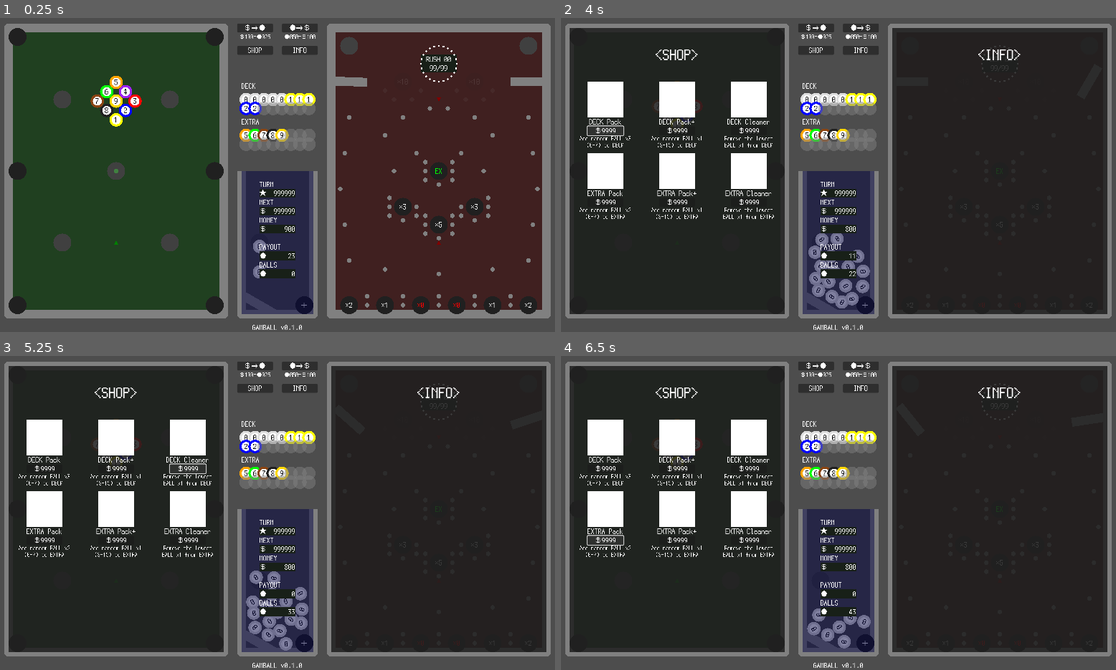
Above: before the commit, frames 1-4 (two rows, left to right).
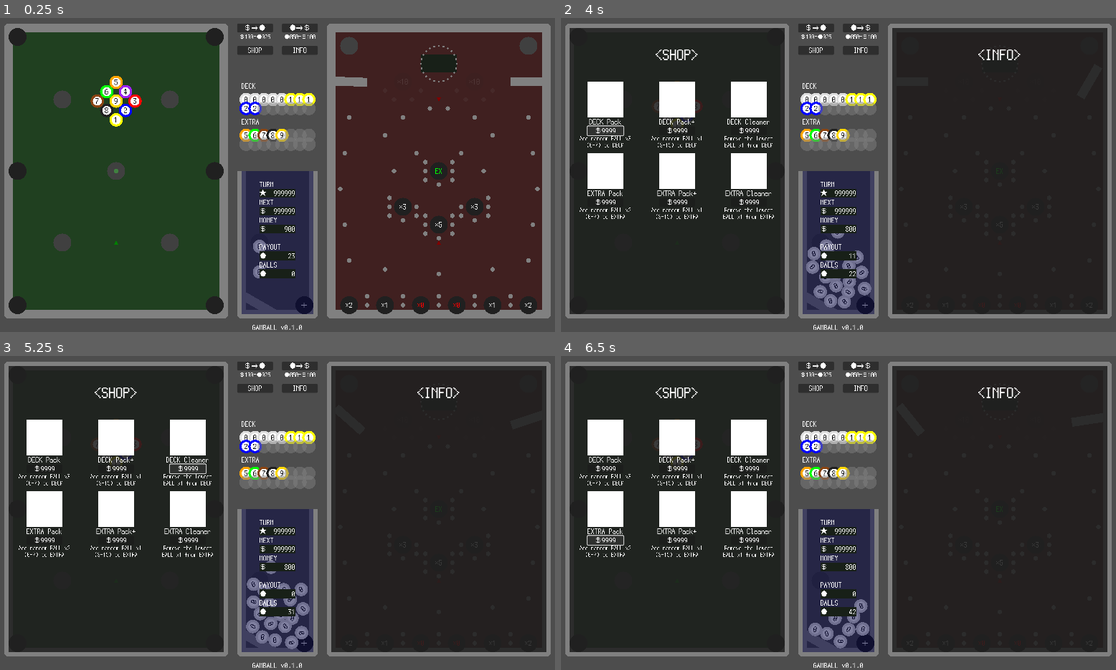
Above: after the commit, the same moments.

Repository: kamikoloss/gamball
Game: Godot game, scene res://scenes/main.tscn
Two runs of this game, one before a commit and one after it. Both use one fixed random seed, a clock stepped at 60 frames per second and the inputs below.
Inputs:
- Up to frame 1 (0.25 s): no input
- Up to frame 2 (4 s): click "＄⇒●" at 0.5 s; click "●⇒＄" at 1.25 s; click "SHOP" at 2 s; click "INFO" at 2.75 s; click "＄9999" at 3.5 s
- Up to frame 3 (5.25 s): click "＄9999" at 4.25 s; click "＄9999" at 5 s
- Up to frame 4 (6.5 s): click "＄9999" at 5.75 s

The runs differ from the first frame. In frame 1, 0.1% of the frame differs, in the area x 75-83%, y 8-21%; in frame 2, 0.8%; in frame 3, 1.0%, in the area x 44-82%, y 12-94%; in frame 4, 0.6%.

Commit message:
Lamp をシーン化した

Diff:
--- /dev/null
+++ b/scenes/lamp.tscn
@@ -0,0 +1,19 @@
+[gd_scene load_steps=3 format=3 uid="uid://d4j3v3c068tcf"]
+
+[ext_resource type="Script" path="res://scripts/lamp.gd" id="1_iuhpp"]
+[ext_resource type="Texture2D" uid="uid://68w2c4eh23er" path="res://images/base_circle.png" id="2_vg38g"]
+
+[node name="Lamp" type="Control" node_paths=PackedStringArray("_texture")]
+layout_mode = 3
+anchors_preset = 0
+script = ExtResource("1_iuhpp")
+_texture = NodePath("TextureRect")
+
+[node name="TextureRect" type="TextureRect" parent="."]
+layout_mode = 0
+offset_left = -2.0
+offset_top = -2.0
+offset_right = 2.0
+offset_bottom = 2.0
+texture = ExtResource("2_vg38g")
+expand_mode = 1
--- a/scenes/main.tscn
+++ b/scenes/main.tscn
@@ -11,6 +11,7 @@
 [ext_resource type="Script" path="res://scripts/pachinko.gd" id="8_sipkv"]
 [ext_resource type="PackedScene" uid="uid://dli5r028n6byb" path="res://scenes/nail.tscn" id="8_ywild"]
 [ext_resource type="Script" path="res://scripts/stack.gd" id="10_ekmut"]
+[ext_resource type="PackedScene" uid="uid://d4j3v3c068tcf" path="res://scenes/lamp.tscn" id="11_hhfpi"]
 
 [sub_resource type="RectangleShape2D" id="RectangleShape2D_uhuas"]
 
@@ -418,13 +419,16 @@
 position = Vector2(500, 660)
 hole_type = 0
 
-[node name="Pachinko" type="Node2D" parent="." node_paths=PackedStringArray("_spawn_position_a", "_spawn_position_b", "_wall_a", "_wall_b", "_rush_devices")]
+[node name="Pachinko" type="Node2D" parent="." node_paths=PackedStringArray("_spawn_position_a", "_spawn_position_b", "_wall_a", "_wall_b", "_rush_devices", "_rush_lamps", "_rush_label_a", "_rush_label_b")]
 script = ExtResource("8_sipkv")
 _spawn_position_a = NodePath("Points/SpawnHoleA")
 _spawn_position_b = NodePath("Points/SpawnHoleB")
 _wall_a = NodePath("Walls/WallA")
 _wall_b = NodePath("Walls/WallB")
 _rush_devices = NodePath("Rush/Devices")
+_rush_lamps = NodePath("Rush/Lamps")
+_rush_label_a = NodePath("Rush/Display/RushA")
+_rush_label_b = NodePath("Rush/Display/RushB")
 
 [node name="Board" type="Area2D" parent="Pachinko"]
 position = Vector2(280, 360)
@@ -874,14 +878,6 @@
 [node name="Nail8" parent="Pachinko/Nails/Ex" instance=ExtResource("8_ywild")]
 position = Vector2(1000, 390)
 
-[node name="Nail9" parent="Pachinko/Nails/Ex" instance=ExtResource("8_ywild")]
-visible = false
-position = Vector2(990, 280)
-
-[node name="Nail10" parent="Pachinko/Nails/Ex" instance=ExtResource("8_ywild")]
-visible = false
-position = Vector2(1010, 280)
-
 [node name="x3a" type="Node2D" parent="Pachinko/Nails"]
 
 [node name="Nail2" parent="Pachinko/Nails/x3a" instance=ExtResource("8_ywild")]
@@ -1031,7 +1027,7 @@
 texture = ExtResource("1_jd8wc")
 expand_mode = 1
 
-[node name="Label" type="Label" parent="Pachinko/Rush/Display"]
+[node name="RushA" type="Label" parent="Pachinko/Rush/Display"]
 layout_mode = 0
 offset_left = -40.0
 offset_top = -20.0
@@ -1054,7 +1050,7 @@
 texture = ExtResource("1_jd8wc")
 expand_mode = 1
 
-[node name="Label2" type="Label" parent="Pachinko/Rush/Display"]
+[node name="RushB" type="Label" parent="Pachinko/Rush/Display"]
 layout_mode = 0
 offset_left = -40.0
 offset_right = 280.0
@@ -1070,411 +1066,148 @@
 layout_mode = 3
 anchors_preset = 0
 
-[node name="Lamp" type="Control" parent="Pachinko/Rush/Lamps"]
-anchors_preset = 0
+[node name="Lamp" parent="Pachinko/Rush/Lamps" instance=ExtResource("11_hhfpi")]
 offset_left = 40.0
 offset_right = 40.0
 pivot_offset = Vector2(-40, 0)
 
-[node name="TextureRect" type="TextureRect" parent="Pachinko/Rush/Lamps/Lamp"]
-layout_mode = 0
-offset_left = -2.0
-offset_top = -2.0
-offset_right = 2.0
-offset_bottom = 2.0
-texture = ExtResource("2_svx0d")
-expand_mode = 1
-
-[node name="Lamp2" type="Control" parent="Pachinko/Rush/Lamps"]
-layout_mode = 3
-anchors_preset = 0
+[node name="Lamp2" parent="Pachinko/Rush/Lamps" instance=ExtResource("11_hhfpi")]
 offset_left = 40.0
 offset_right = 40.0
 rotation = 0.261799
 pivot_offset = Vector2(-40, 0)
 
-[node name="TextureRect" type="TextureRect" parent="Pachinko/Rush/Lamps/Lamp2"]
-layout_mode = 0
-offset_left = -2.0
-offset_top = -2.0
-offset_right = 2.0
-offset_bottom = 2.0
-texture = ExtResource("2_svx0d")
-expand_mode = 1
-
-[node name="Lamp3" type="Control" parent="Pachinko/Rush/Lamps"]
-layout_mode = 3
-anchors_preset = 0
+[node name="Lamp3" parent="Pachinko/Rush/Lamps" instance=ExtResource("11_hhfpi")]
 offset_left = 40.0
 offset_right = 40.0
 rotation = 0.523598
 pivot_offset = Vector2(-40, 0)
 
-[node name="TextureRect" type="TextureRect" parent="Pachinko/Rush/Lamps/Lamp3"]
-layout_mode = 0
-offset_left = -2.0
-offset_top = -2.0
-offset_right = 2.0
-offset_bottom = 2.0
-texture = ExtResource("2_svx0d")
-expand_mode = 1
-
-[node name="Lamp4" type="Control" parent="Pachinko/Rush/Lamps"]
-layout_mode = 3
-anchors_preset = 0
+[node name="Lamp4" parent="Pachinko/Rush/Lamps" instance=ExtResource("11_hhfpi")]
 offset_left = 40.0
 offset_right = 40.0
 rotation = 0.785397
 pivot_offset = Vector2(-40, 0)
 
-[node name="TextureRect" type="TextureRect" parent="Pachinko/Rush/Lamps/Lamp4"]
-layout_mode = 0
-offset_left = -2.0
-offset_top = -2.0
-offset_right = 2.0
-offset_bottom = 2.0
-texture = ExtResource("2_svx0d")
-expand_mode = 1
-
-[node name="Lamp5" type="Control" parent="Pachinko/Rush/Lamps"]
-layout_mode = 3
-anchors_preset = 0
+[node name="Lamp5" parent="Pachinko/Rush/Lamps" instance=ExtResource("11_hhfpi")]
 offset_left = 40.0
 offset_right = 40.0
 rotation = 1.0472
 pivot_offset = Vector2(-40, 0)
 
-[node name="TextureRect" type="TextureRect" parent="Pachinko/Rush/Lamps/Lamp5"]
-layout_mode = 0
-offset_left = -2.0
-offset_top = -2.0
-offset_right = 2.0
-offset_bottom = 2.0
-texture = ExtResource("2_svx0d")
-expand_mode = 1
-
-[node name="Lamp6" type="Control" parent="Pachinko/Rush/Lamps"]
-layout_mode = 3
-anchors_preset = 0
+[node name="Lamp6" parent="Pachinko/Rush/Lamps" instance=ExtResource("11_hhfpi")]
 offset_left = 40.0
 offset_right = 40.0
 rotation = 1.309
 pivot_offset = Vector2(-40, 0)
 
-[node name="TextureRect" type="TextureRect" parent="Pachinko/Rush/Lamps/Lamp6"]
-layout_mode = 0
-offset_left = -2.0
-offset_top = -2.0
-offset_right = 2.0
-offset_bottom = 2.0
-texture = ExtResource("2_svx0d")
-expand_mode = 1
-
-[node name="Lamp7" type="Control" parent="Pachinko/Rush/Lamps"]
-layout_mode = 3
-anchors_preset = 0
+[node name="Lamp7" parent="Pachinko/Rush/Lamps" instance=ExtResource("11_hhfpi")]
 offset_left = 40.0
 offset_right = 40.0
 rotation = 1.57079
 pivot_offset = Vector2(-40, 0)
 
-[node name="TextureRect" type="TextureRect" parent="Pachinko/Rush/Lamps/Lamp7"]
-layout_mode = 0
-offset_left = -2.0
-offset_top = -2.0
-offset_right = 2.0
-offset_bottom = 2.0
-texture = ExtResource("2_svx0d")
-expand_mode = 1
-
-[node name="Lamp8" type="Control" parent="Pachinko/Rush/Lamps"]
-layout_mode = 3
-anchors_preset = 0
+[node name="Lamp8" parent="Pachinko/Rush/Lamps" instance=ExtResource("11_hhfpi")]
 offset_left = 40.0
 offset_right = 40.0
 rotation = 1.83259
 pivot_offset = Vector2(-40, 0)
 
-[node name="TextureRect" type="TextureRect" parent="Pachinko/Rush/Lamps/Lamp8"]
-layout_mode = 0
-offset_left = -2.0
-offset_top = -2.0
-offset_right = 2.0
-offset_bottom = 2.0
-texture = ExtResource("2_svx0d")
-expand_mode = 1
-
-[node name="Lamp9" type="Control" parent="Pachinko/Rush/Lamps"]
-layout_mode = 3
-anchors_preset = 0
+[node name="Lamp9" parent="Pachinko/Rush/Lamps" instance=ExtResource("11_hhfpi")]
 offset_left = 40.0
 offset_right = 40.0
 rotation = 2.09439
 pivot_offset = Vector2(-40, 0)
 
-[node name="TextureRect" type="TextureRect" parent="Pachinko/Rush/Lamps/Lamp9"]
-layout_mode = 0
-offset_left = -2.0
-offset_top = -2.0
-offset_right = 2.0
-offset_bottom = 2.0
-texture = ExtResource("2_svx0d")
-expand_mode = 1
-
-[node name="Lamp10" type="Control" parent="Pachinko/Rush/Lamps"]
-layout_mode = 3
-anchors_preset = 0
+[node name="Lamp10" parent="Pachinko/Rush/Lamps" instance=ExtResource("11_hhfpi")]
 offset_left = 40.0
 offset_right = 40.0
 rotation = 2.35619
 pivot_offset = Vector2(-40, 0)
 
-[node name="TextureRect" type="TextureRect" parent="Pachinko/Rush/Lamps/Lamp10"]
-layout_mode = 0
-offset_left = -2.0
-offset_top = -2.0
-offset_right = 2.0
-offset_bottom = 2.0
-texture = ExtResource("2_svx0d")
-expand_mode = 1
-
-[node name="Lamp11" type="Control" parent="Pachinko/Rush/Lamps"]
-layout_mode = 3
-anchors_preset = 0
+[node name="Lamp11" parent="Pachinko/Rush/Lamps" instance=ExtResource("11_hhfpi")]
 offset_left = 40.0
 offset_right = 40.0
 rotation = 2.61799
 pivot_offset = Vector2(-40, 0)
 
-[node name="TextureRect" type="TextureRect" parent="Pachinko/Rush/Lamps/Lamp11"]
-layout_mode = 0
-offset_left = -2.0
-offset_top = -2.0
-offset_right = 2.0
-offset_bottom = 2.0
-texture = ExtResource("2_svx0d")
-expand_mode = 1
-
-[node name="Lamp12" type="Control" parent="Pachinko/Rush/Lamps"]
-layout_mode = 3
-anchors_preset = 0
+[node name="Lamp12" parent="Pachinko/Rush/Lamps" instance=ExtResource("11_hhfpi")]
 offset_left = 40.0
 offset_right = 40.0
 rotation = 2.87979
 pivot_offset = Vector2(-40, 0)
 
-[node name="TextureRect" type="TextureRect" parent="Pachinko/Rush/Lamps/Lamp12"]
-layout_mode = 0
-offset_left = -2.0
-offset_top = -2.0
-offset_right = 2.0
-offset_bottom = 2.0
-texture = ExtResource("2_svx0d")
-expand_mode = 1
-
-[node name="Lamp13" type="Control" parent="Pachinko/Rush/Lamps"]
-layout_mode = 3
-anchors_preset = 0
+[node name="Lamp13" parent="Pachinko/Rush/Lamps" instance=ExtResource("11_hhfpi")]
 offset_left = 40.0
 offset_right = 40.0
 rotation = 3.14159
 pivot_offset = Vector2(-40, 0)
 
-[node name="TextureRect" type="TextureRect" parent="Pachinko/Rush/Lamps/Lamp13"]
-layout_mode = 0
-offset_left = -2.0
-offset_top = -2.0
-offset_right = 2.0
-offset_bottom = 2.0
-texture = ExtResource("2_svx0d")
-expand_mode = 1
-
-[node name="Lamp14" type="Control" parent="Pachinko/Rush/Lamps"]
-layout_mode = 3
-anchors_preset = 0
+[node name="Lamp14" parent="Pachinko/Rush/Lamps" instance=ExtResource("11_hhfpi")]
 offset_left = 40.0
 offset_right = 40.0
 rotation = 3.40339
 pivot_offset = Vector2(-40, 0)
 
-[node name="TextureRect" type="TextureRect" parent="Pachinko/Rush/Lamps/Lamp14"]
-layout_mode = 0
-offset_left = -2.0
-offset_top = -2.0
-offset_right = 2.0
-offset_bottom = 2.0
-texture = ExtResource("2_svx0d")
-expand_mode = 1
-
-[node name="Lamp15" type="Control" parent="Pachinko/Rush/Lamps"]
-layout_mode = 3
-anchors_preset = 0
+[node name="Lamp15" parent="Pachinko/Rush/Lamps" instance=ExtResource("11_hhfpi")]
 offset_left = 40.0
 offset_right = 40.0
 rotation = 3.66519
 pivot_offset = Vector2(-40, 0)
 
-[node name="TextureRect" type="TextureRect" parent="Pachinko/Rush/Lamps/Lamp15"]
-layout_mode = 0
-offset_left = -2.0
-offset_top = -2.0
-offset_right = 2.0
-offset_bottom = 2.0
-texture = ExtResource("2_svx0d")
-expand_mode = 1
-
-[node name="Lamp16" type="Control" parent="Pachinko/Rush/Lamps"]
-layout_mode = 3
-anchors_preset = 0
+[node name="Lamp16" parent="Pachinko/Rush/Lamps" instance=ExtResource("11_hhfpi")]
 offset_left = 40.0
 offset_right = 40.0
 rotation = 3.92699
 pivot_offset = Vector2(-40, 0)
 
-[node name="TextureRect" type="TextureRect" parent="Pachinko/Rush/Lamps/Lamp16"]
-layout_mode = 0
-offset_left = -2.0
-offset_top = -2.0
-offset_right = 2.0
-offset_bottom = 2.0
-texture = ExtResource("2_svx0d")
-expand_mode = 1
-
-[node name="Lamp17" type="Control" parent="Pachinko/Rush/Lamps"]
-layout_mode = 3
-anchors_preset = 0
+[node name="Lamp17" parent="Pachinko/Rush/Lamps" instance=ExtResource("11_hhfpi")]
 offset_left = 40.0
 offset_right = 40.0
 rotation = 4.18878
 pivot_offset = Vector2(-40, 0)
 
-[node name="TextureRect" type="TextureRect" parent="Pachinko/Rush/Lamps/Lamp17"]
-layout_mode = 0
-offset_left = -2.0
-offset_top = -2.0
-offset_right = 2.0
-offset_bottom = 2.0
-texture = ExtResource("2_svx0d")
-expand_mode = 1
-
-[node name="Lamp18" type="Control" parent="Pachinko/Rush/Lamps"]
-layout_mode = 3
-anchors_preset = 0
+[node name="Lamp18" parent="Pachinko/Rush/Lamps" instance=ExtResource("11_hhfpi")]
 offset_left = 40.0
 offset_right = 40.0
 rotation = 4.45058
 pivot_offset = Vector2(-40, 0)
 
-[node name="TextureRect" type="TextureRect" parent="Pachinko/Rush/Lamps/Lamp18"]
-layout_mode = 0
-offset_left = -2.0
-offset_top = -2.0
-offset_right = 2.0
-offset_bottom = 2.0
-texture = ExtResource("2_svx0d")
-expand_mode = 1
-
-[node name="Lamp19" type="Control" parent="Pachinko/Rush/Lamps"]
-layout_mode = 3
-anchors_preset = 0
+[node name="Lamp19" parent="Pachinko/Rush/Lamps" instance=ExtResource("11_hhfpi")]
 offset_left = 40.0
 offset_right = 40.0
 rotation = 4.71238
 pivot_offset = Vector2(-40, 0)
 
-[node name="TextureRect" type="TextureRect" parent="Pachinko/Rush/Lamps/Lamp19"]
-layout_mode = 0
-offset_left = -2.0
-offset_top = -2.0
-offset_right = 2.0
-offset_bottom = 2.0
-texture = ExtResource("2_svx0d")
-expand_mode = 1
-
-[node name="Lamp20" type="Control" parent="Pachinko/Rush/Lamps"]
-layout_mode = 3
-anchors_preset = 0
+[node name="Lamp20" parent="Pachinko/Rush/Lamps" instance=ExtResource("11_hhfpi")]
 offset_left = 40.0
 offset_right = 40.0
 rotation = 4.97418
 pivot_offset = Vector2(-40, 0)
 
-[node name="TextureRect" type="TextureRect" parent="Pachinko/Rush/Lamps/Lamp20"]
-layout_mode = 0
-offset_left = -2.0
-offset_top = -2.0
-offset_right = 2.0
-offset_bottom = 2.0
-texture = ExtResource("2_svx0d")
-expand_mode = 1
-
-[node name="Lamp21" type="Control" parent="Pachinko/Rush/Lamps"]
-layout_mode = 3
-anchors_preset = 0
+[node name="Lamp21" parent="Pachinko/Rush/Lamps" instance=ExtResource("11_hhfpi")]
 offset_left = 40.0
 offset_right = 40.0
 rotation = 5.23598
 pivot_offset = Vector2(-40, 0)
 
-[node name="TextureRect" type="TextureRect" parent="Pachinko/Rush/Lamps/Lamp21"]
-layout_mode = 0
-offset_left = -2.0
-offset_top = -2.0
-offset_right = 2.0
-offset_bottom = 2.0
-texture = ExtResource("2_svx0d")
-expand_mode = 1
-
-[node name="Lamp22" type="Control" parent="Pachinko/Rush/Lamps"]
-layout_mode = 3
-anchors_preset = 0
+[node name="Lamp22" parent="Pachinko/Rush/Lamps" instance=ExtResource("11_hhfpi")]
 offset_left = 40.0
 offset_right = 40.0
 rotation = 5.49778
 pivot_offset = Vector2(-40, 0)
 
-[node name="TextureRect" type="TextureRect" parent="Pachinko/Rush/Lamps/Lamp22"]
-layout_mode = 0
-offset_left = -2.0
-offset_top = -2.0
-offset_right = 2.0
-offset_bottom = 2.0
-texture = ExtResource("2_svx0d")
-expand_mode = 1
-
-[node name="Lamp23" type="Control" parent="Pachinko/Rush/Lamps"]
-layout_mode = 3
-anchors_preset = 0
+[node name="Lamp23" parent="Pachinko/Rush/Lamps" instance=ExtResource("11_hhfpi")]
 offset_left = 40.0
 offset_right = 40.0
 rotation = 5.75958
 pivot_offset = Vector2(-40, 0)
 
-[node name="TextureRect" type="TextureRect" parent="Pachinko/Rush/Lamps/Lamp23"]
-layout_mode = 0
-offset_left = -2.0
-offset_top = -2.0
-offset_right = 2.0
-offset_bottom = 2.0
-texture = ExtResource("2_svx0d")
-expand_mode = 1
-
-[node name="Lamp24" type="Control" parent="Pachinko/Rush/Lamps"]
-layout_mode = 3
-anchors_preset = 0
+[node name="Lamp24" parent="Pachinko/Rush/Lamps" instance=ExtResource("11_hhfpi")]
 offset_left = 40.0
 offset_right = 40.0
 rotation = 6.02138
 pivot_offset = Vector2(-40, 0)
-
-[node name="TextureRect" type="TextureRect" parent="Pachinko/Rush/Lamps/Lamp24"]
-layout_mode = 0
-offset_left = -2.0
-offset_top = -2.0
-offset_right = 2.0
-offset_bottom = 2.0
-texture = ExtResource("2_svx0d")
-expand_mode = 1
 
 [node name="Devices" type="Node2D" parent="Pachinko/Rush"]
 
--- a/scenes/nail.tscn
+++ b/scenes/nail.tscn
@@ -6,9 +6,8 @@
 [sub_resource type="CircleShape2D" id="CircleShape2D_esniw"]
 radius = 2.0
 
-[node name="Nail" type="StaticBody2D" node_paths=PackedStringArray("_texture")]
+[node name="Nail" type="StaticBody2D"]
 script = ExtResource("1_8tkma")
-_texture = NodePath("TextureRect")
 
 [node name="CollisionShape2D" type="CollisionShape2D" parent="."]
 shape = SubResource("CircleShape2D_esniw")
--- a/scripts/ball.gd
+++ b/scripts/ball.gd
@@ -2,7 +2,7 @@
 extends RigidBody2D
 
 
-# { <Level>: ボールの色 }
+# ボールの色 { <Level>: Color }
 const BALL_COLORS = {
 	-1: Color(0.5, 0.5, 0.5, 0.5),
 	0: Color(0.875, 0.875, 0.875), 1: Color.YELLOW, 2: Color.BLUE, 3: Color.RED,
--- /dev/null
+++ b/scripts/lamp.gd
@@ -0,0 +1,43 @@
+class_name Lamp
+extends Control
+
+
+# ランプの発光色の種類
+enum LightColor {
+	OFF,
+	OFF_GREEN,
+	WHITE,
+	RED,
+	GREEN,
+}
+
+
+# ランプの発光色 { LightColor: Color }
+const LIGHT_COLORS = {
+	LightColor.OFF: Color(0.5, 0.5, 0.5),
+	LightColor.OFF_GREEN: Color(0.5, 1, 0.5),
+	LightColor.WHITE: Color.WHITE,
+	LightColor.RED: Color.RED,
+	LightColor.GREEN: Color.GREEN,
+}
+
+
+@export var _texture: TextureRect
+
+
+func _ready() -> void:
+	disable()
+
+
+# ランプを点灯する
+func enable() -> void:
+	change_light_color(LightColor.WHITE)
+
+# ランプを消灯する
+func disable() -> void:
+	change_light_color(LightColor.OFF)
+
+
+# ランプの点灯色を変更する
+func change_light_color(color: LightColor) -> void:
+	_texture.self_modulate = LIGHT_COLORS[color]
--- a/scripts/nail.gd
+++ b/scripts/nail.gd
@@ -1,5 +1,9 @@
 class_name Nail
 extends StaticBody2D
+
+
+func _ready() -> void:
+	enable()
 
 
 # 有効化する
--- a/scripts/pachinko.gd
+++ b/scripts/pachinko.gd
@@ -2,11 +2,17 @@
 extends Node2D
 
 
+# Node
 @export var _spawn_position_a: Node2D
 @export var _spawn_position_b: Node2D
 @export var _wall_a: Node2D
 @export var _wall_b: Node2D
 @export var _rush_devices: Node2D
+
+# UI
+@export var _rush_lamps: Control
+@export var _rush_label_a: Label
+@export var _rush_label_b: Label
 
 
 var _tween_duration: float = 2.0
@@ -17,6 +23,7 @@
 	_start_wall_rotation()
 
 
+# ボールを生成する
 func spawn_ball(ball: Ball) -> void:
 	var spawn_posiiton = [
 		_spawn_position_a,
@@ -44,6 +51,8 @@
 			device.disable()
 		elif device is Nail:
 			device.disable()
+	_rush_label_a.text = ""
+	_rush_label_b.text = ""
 
 
 # 回転床の動作を開始する
Not shown: 1 places in scenes/main.tscn that only renumber resources
